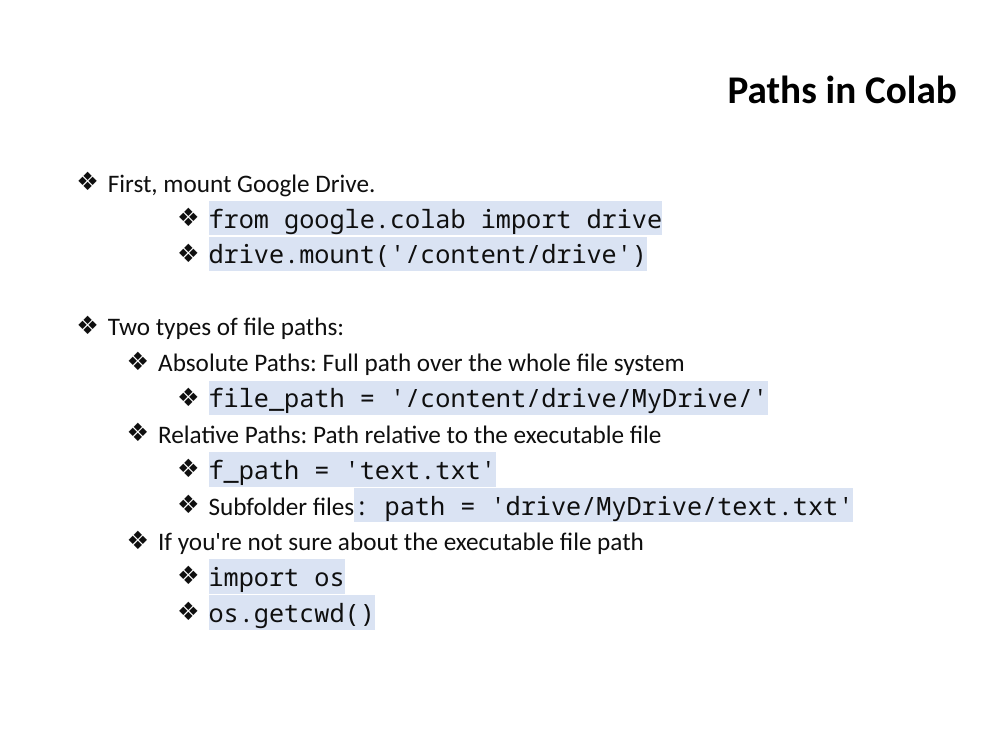
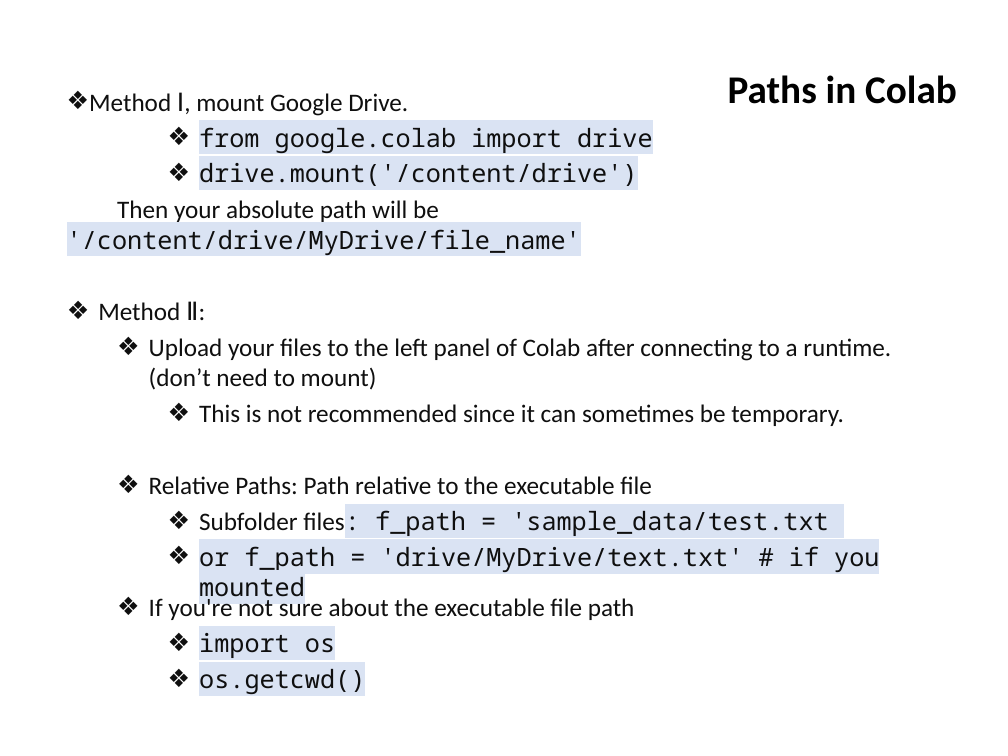
Before and after one commit to ifromm/fcsp, a slide deck: slide 6 of Slides/unit_8_prog_5.pptx. Drawn at 1008x756 pixels with LibreOffice and Linux fonts; fonts in the diff are those of the drawing; background and template pictures are left out. Boxes give left, top, right and bottom in pixels: in the first picture for what was removed or moved away, otherwise in the second. Text is boxed around its words. In the diff, an @@ line names an element or a change of style, - is before the commit and + after.

```diff
--- a/Slides/unit_8_prog_5.pptx
+++ b/Slides/unit_8_prog_5.pptx
@@ text "Method Ⅰ, mount Google Drive.": place and size @@
-text "Method Ⅰ, mount Google Drive." at (108, 174, 854, 521)
+text "Method Ⅰ, mount Google Drive." at (67, 92, 891, 603)
@@ text at (89, 92, 408, 116): text changed @@
-  ❖ First, mount Google Drive.
+      ❖ Method Ⅰ, mount Google Drive.
@@ text at (67, 200, 891, 426): text changed @@
-  ❖ Two types of file paths:
-    ❖ Absolute Paths: Full path over the whole file system
-      ❖ file_path = '/content/drive/MyDrive/'
+      Then your absolute path will be '/content/drive/MyDrive/file_name'
+  ❖ Method Ⅱ:
+    ❖ Upload your files to the left panel of Colab after connecting to a runtime. (don’t need to mount)
+      ❖ This is not recommended since it can sometimes be temporary.
@@ text at (199, 510, 879, 603): text changed @@
-      ❖ f_path = 'text.txt'
-      ❖ Subfolder files: path = 'drive/MyDrive/text.txt'
+      ❖ Subfolder files: f_path = 'sample_data/test.txt
+      ❖ or f_path = 'drive/MyDrive/text.txt' # if you mounted
@@ text "If you're not sure about ...": place and size @@
-text "If you're not sure about ..." at (158, 532, 644, 628)
+text "If you're not sure about ..." at (149, 596, 635, 694)
```
